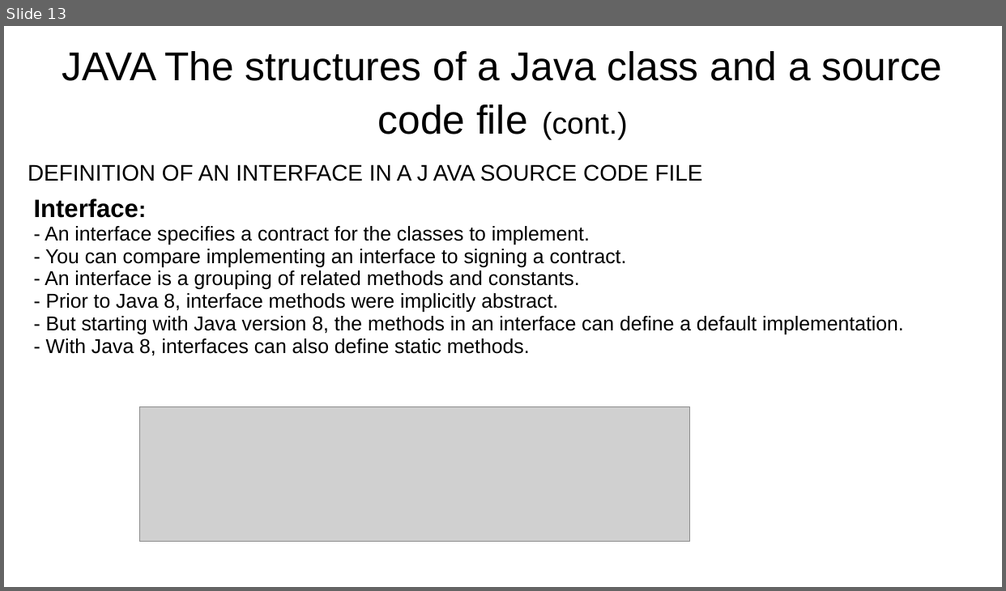
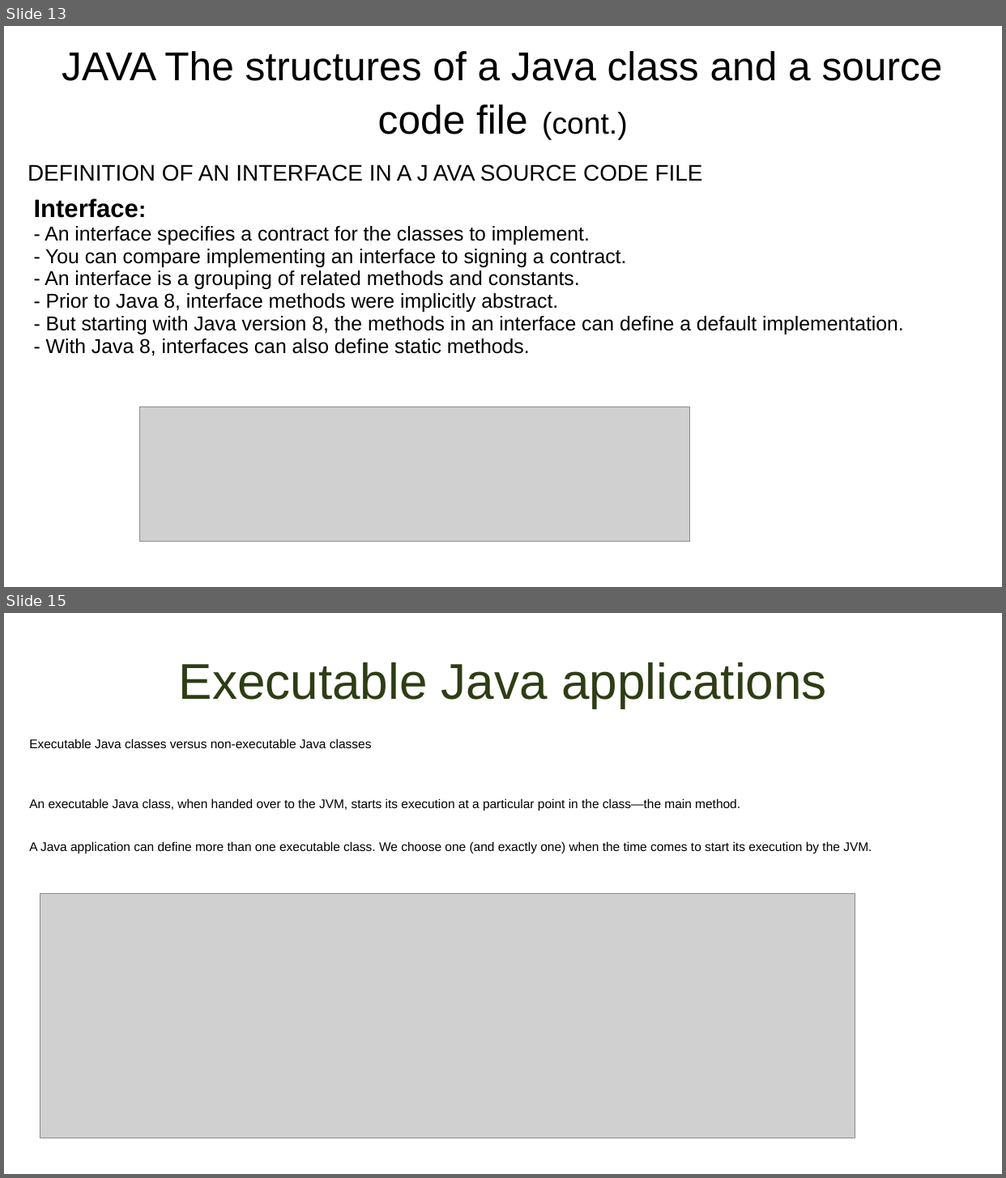
Before and after one commit to wtineomoronta/work-coding-dojo, a slide deck: Java Coding Dojo - Session 1.ppt. Shown one above the other, each under a label of ours: slide 13 before the commit, slides 13 and 15 after it; the slides between them are not shown. The pictures are 1006x591 and 1006x1178 pixels, drawn with LibreOffice and Linux fonts; fonts in the diff are those of the drawing; grey boxes stand for pictures. Boxes give left, top, right and bottom in pixels: in the first picture for what was removed or moved away, otherwise in the second. Text is boxed around its words. In the diff, an @@ line names an element or a change of style, - is before the commit and + after.

Commit message:
add content to presentation java coding dojo session 1

```diff
--- a/Java Coding Dojo - Session 1.ppt
+++ b/Java Coding Dojo - Session 1.ppt
@@ slide 15 added at bbox=[4, 613, 1002, 1174], background #FFFFFF @@
@@ title added at bbox=[179, 662, 827, 708], 40 pt, text #2D3D14 @@
+Executable Java applications
@@ text added at bbox=[29, 739, 372, 748], 10 pt, text #000000 @@
+Executable Java classes versus non-executable Java classes
@@ text added at bbox=[29, 798, 740, 811], 10 pt, text #000000 @@
+An executable Java class, when handed over to the JVM, starts its execution at a particular point in the class—the main method.
@@ text added at bbox=[29, 841, 872, 854], 10 pt, text #000000 @@
+A Java application can define more than one executable class. We choose one (and exactly one) when the time comes to start its execution by the JVM.
@@ picture added at bbox=[40, 894, 855, 1138] @@
```
Also in this commit, not shown: 2 slides changed, 6 other slides added, 17 slides removed.
